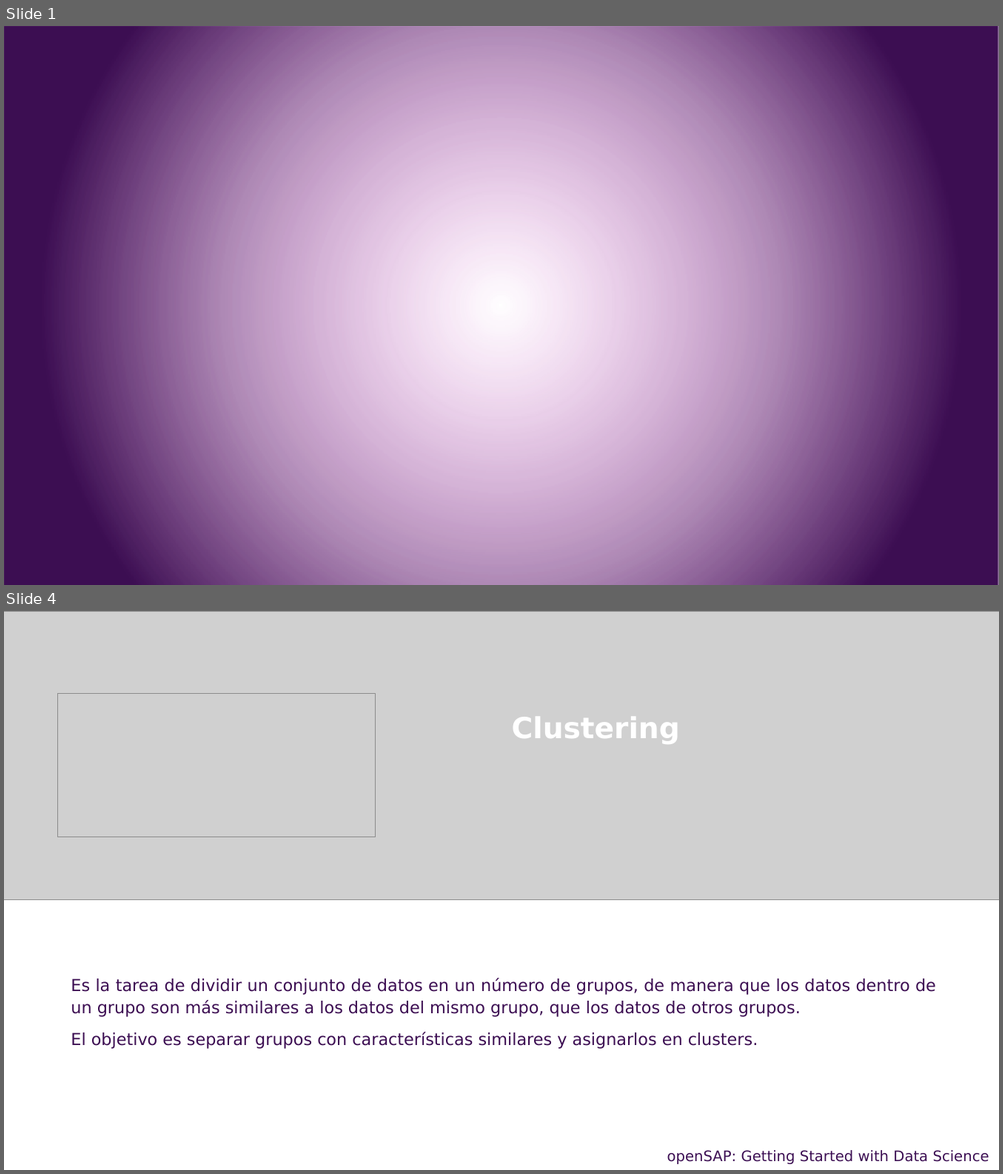
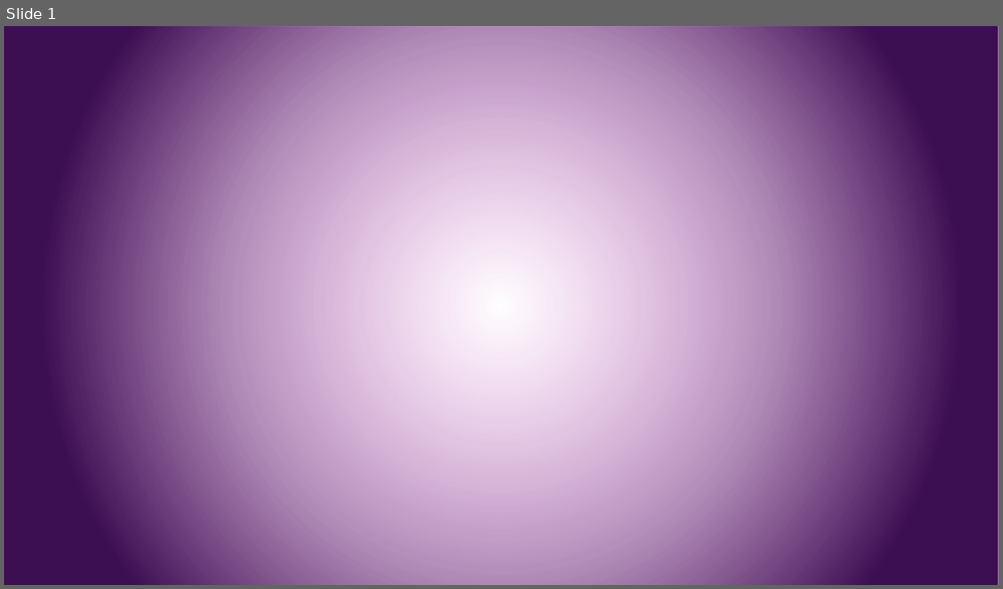
Before and after one commit to csameshiman/Axity_Curso_ML_2023, a slide deck: Diapositivas/Parte 05.Association Rule/Sección 05.2.Eclat/Eclat.pptx. Shown one above the other, each under a label of ours: slides 1 and 4 before the commit, slide 1 after it; the slides between them are not shown. The pictures are 1003x1174 and 1003x589 pixels, drawn with LibreOffice and Linux fonts; fonts in the diff are those of the drawing; grey boxes stand for pictures; background and template pictures are left out. Boxes give left, top, right and bottom in pixels: in the first picture for what was removed or moved away, otherwise in the second. Text is boxed around its words. In the diff, an @@ line names an element or a change of style, - is before the commit and + after.

```diff
--- a/Diapositivas/Parte 05.Association Rule/Sección 05.2.Eclat/Eclat.pptx
+++ b/Diapositivas/Parte 05.Association Rule/Sección 05.2.Eclat/Eclat.pptx
@@ slide 4 removed at <box>4,611,999,1170</box>, background picture (left out) @@
@@ picture removed at <box>4,611,999,900</box> @@
@@ picture removed at <box>58,694,375,838</box> @@
@@ text removed at <box>512,717,680,744</box> @@
-Clustering
@@ text removed at <box>71,978,936,1049</box> @@
-Es la tarea de dividir un conjunto de datos en un número de grupos, de manera que los datos dentro de un grupo son más similares a los datos del mismo grupo, que los datos de otros grupos.
-El objetivo es separar grupos con características similares y asignarlos en clusters.
@@ text removed at <box>667,1150,989,1165</box> @@
-openSAP: Getting Started with Data Science
@@ page number removed at <box>953,1153,961,1157</box> @@
-4
```
Also in this commit, not shown: 12 slides added, 46 other slides removed.
